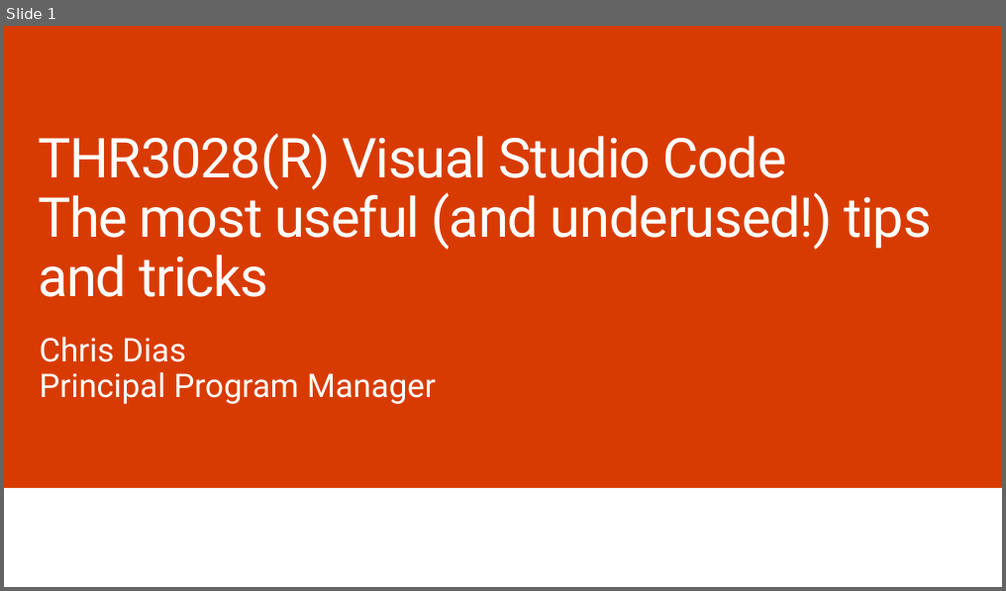
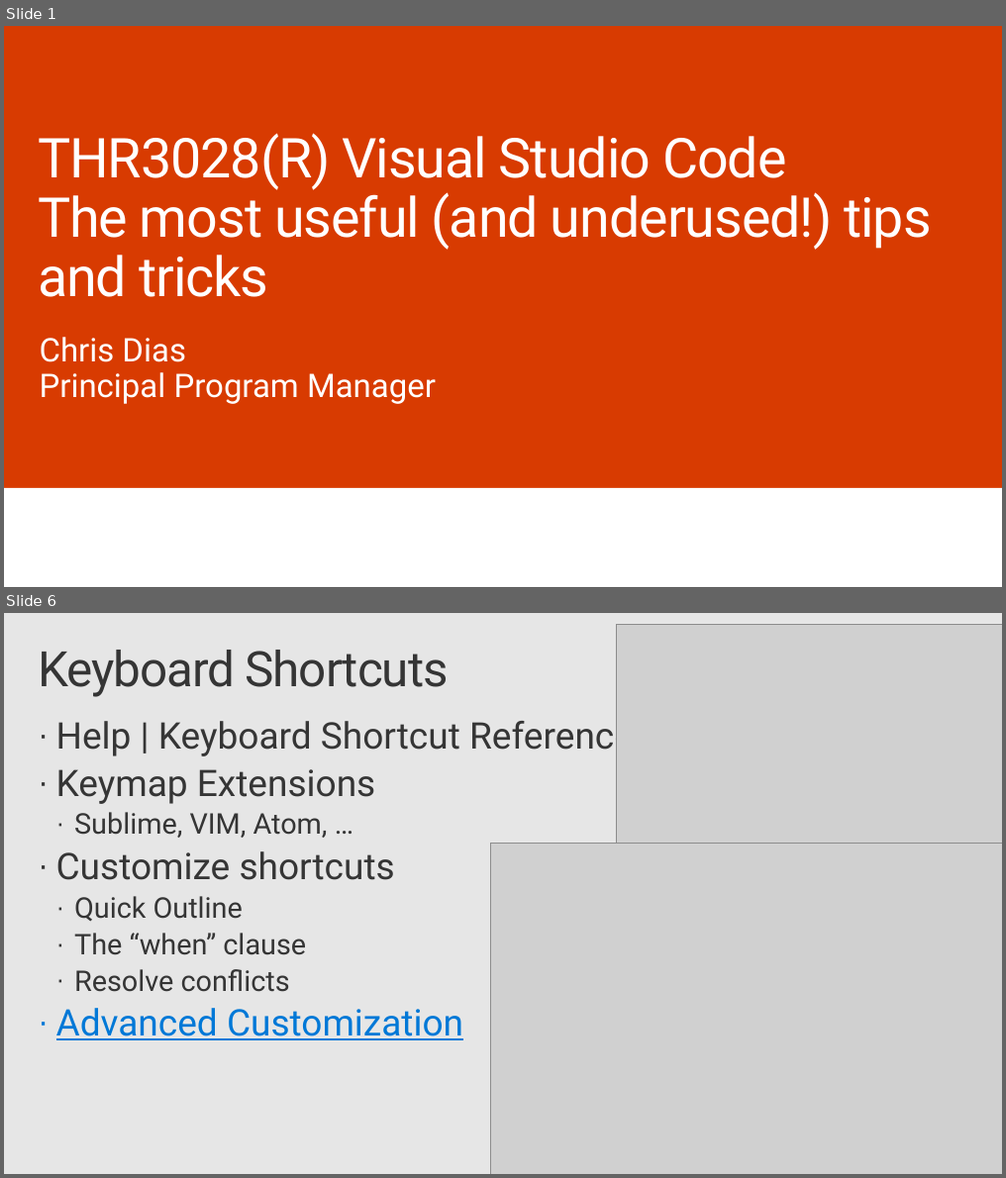
Before and after one commit to chrisdias/ignite2017, a slide deck: thr3028(r).chrisdias.vscodetipstricks.pptx. Shown one above the other, each under a label of ours: slide 1 before the commit, slides 1 and 6 after it; the slides between them are not shown. The pictures are 1006x591 and 1006x1178 pixels, drawn with LibreOffice and Linux fonts; fonts in the diff are those of the drawing; grey boxes stand for pictures; background and template pictures are left out. Boxes give left, top, right and bottom in pixels: in the first picture for what was removed or moved away, otherwise in the second. Text is boxed around its words. In the diff, an @@ line names an element or a change of style, - is before the commit and + after.

```diff
--- a/thr3028(r).chrisdias.vscodetipstricks.pptx
+++ b/thr3028(r).chrisdias.vscodetipstricks.pptx
@@ slide 6 added at (x1=4, y1=613, x2=1002, y2=1174), background #E6E6E6 @@
@@ picture added at (x1=616, y1=624, x2=1002, y2=968) @@
@@ title added at (x1=38, y1=650, x2=449, y2=697), 48 pt, text #353535 @@
+Keyboard Shortcuts
@@ text added at (x1=56, y1=715, x2=634, y2=1041), 36 pt, text #353535 @@
+· Help | Keyboard Shortcut Reference
+· Keymap Extensions
+  · Sublime, VIM, Atom, …
+· Customize shortcuts
+  · Quick Outline
+  · The “when” clause
+  · Resolve conflicts
+· Advanced Customization
@@ picture added at (x1=490, y1=843, x2=1002, y2=1174) @@
```
Also in this commit, not shown: 2 slides changed, 11 other slides added, 2 slides removed, 4 other files.
